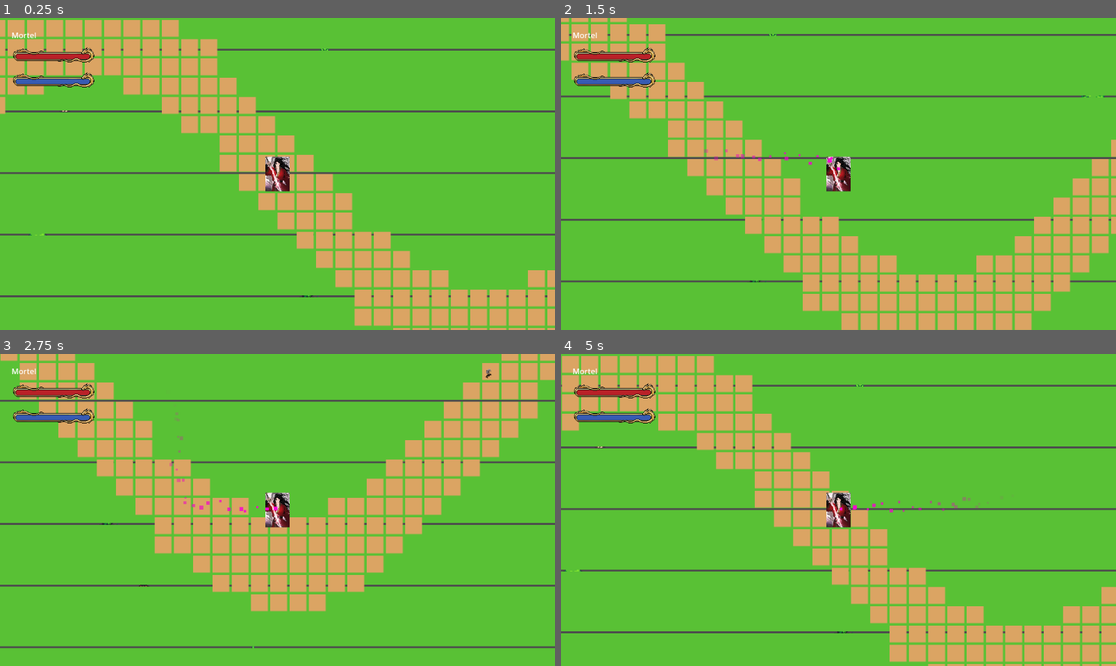
Above: before the commit, frames 1-4 (two rows, left to right).
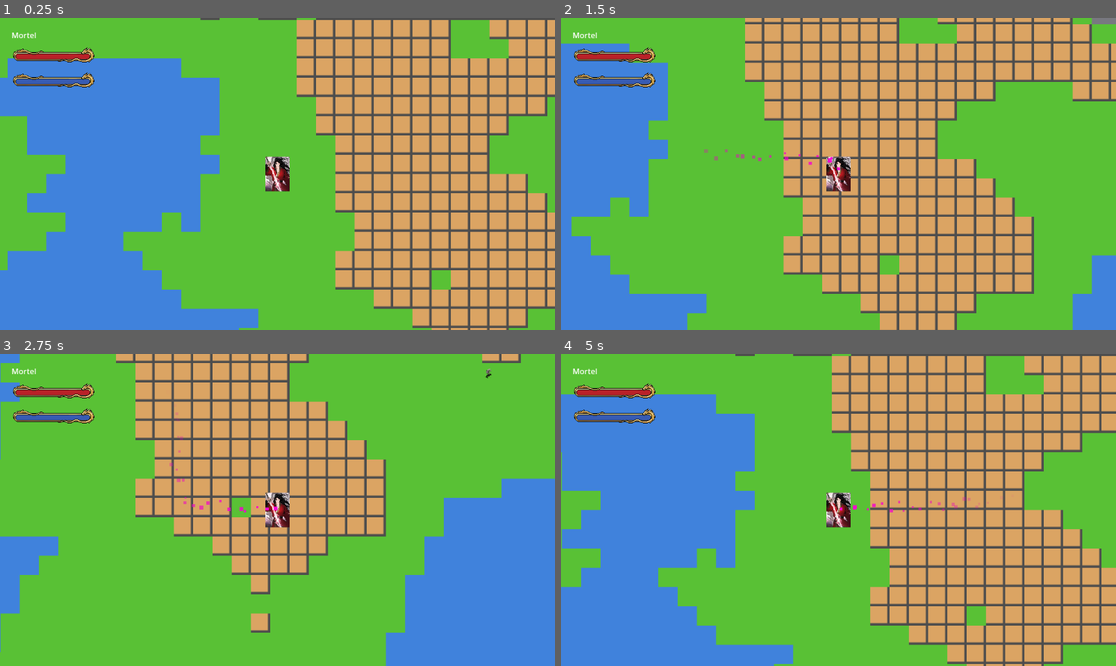
Above: after the commit, the same moments.

Repository: HunterDemonSlay/projet-JEU
Game: Godot game, scene res://scenes/world.tscn
The game is run twice, just before and just after one commit, with the same random seed, the same clock (stepped at 60 frames per second) and the same inputs.
Inputs:
- Up to frame 1 (0.25 s): no input
- Up to frame 2 (1.5 s): tap Enter at 0.5 s; hold D (move_right) 0.53-1.28 s; hold S (move_down) from 1.28 s (still down)
- Up to frame 3 (2.75 s): release S (move_down) at 2.03 s; hold D (move_right) from 2.03 s (still down)
- Up to frame 4 (5 s): release D (move_right) at 2.78 s; hold W (move_up) 2.78-3.53 s; hold A (move_left) from 3.53 s (still down)

The runs differ from the first frame. In frame 1, 69% of the frame differs, in the area x 0-100%, y 0-100%; in frame 2, 63%; in frame 3, 51%; in frame 4, 69%.

Commit message:
Remplacer la carte finie par un generateur de monde infini par chunks
Verifie en headless avec Godot 4.7 : import propre, et test cible confirmant le chargement initial (49 chunks = rayon 3, soit 7x7, 50176 tuiles), puis apres teleportation du joueur : l'ancien chunk (0,0) est bien decharge (has=false) et le nouveau chunk (15,15) bien charge (has=true). 15s de jeu reel sans erreur ensuite.

- Bug reel trouve et corrige : InfiniteMapGenerator etait place avant Player dans World.tscn, donc son _ready() s'executait avant que le joueur existe dans le groupe 'player' (_player restait null, meme piege deja rencontre avec EnemySpawner). Corrige en reordonnant les noeuds (Player en premier), et le rendu visuel (sol qui doit rester derriere le joueur) est preserve via GroundTileMapLayer.z_index = -10 plutot que de dependre de l'ordre de l'arbre.
- Decision d'architecture documentee dans le script : le systeme de Terrain de Godot 4 (set_cells_terrain_connect) demande des tuiles de bord/coin configurees visuellement dans l'editeur TileSet, un travail qui ne peut pas se faire de facon fiable sans verification visuelle. Nos tuiles sont des couleurs plates sans variantes de bord : set_cell() direct par biome est utilise a la place, choix valide avec l'utilisateur.
- InfiniteMapGenerator.gd : deux FastNoiseLite (relief/biome, densite de vegetation), chunks de 32x32 tuiles, update_chunks() ne fait du travail que quand le joueur change reellement de chunk, dictionnaire generated_chunks (Vector2i -> cellules + props) pour eviter les recalculs et permettre le dechargement propre. Seuils de biome conformes au brief (eau <-0.2, herbe [-0.2,0.4), chemin [0.1,0.3) sur l'herbe, falaise >=0.4). Obstacles (StaticBody2D, layer 1 -- celle deja utilisee par defaut par Player/Enemy) uniquement sur l'herbe, jamais dans le rayon de securite autour du spawn.
- Supprime map_decorator.gd (carte finie), entierement remplace.

Diff:
--- a/assets/decor/ground_tileset.tres
+++ b/assets/decor/ground_tileset.tres
@@ -1,7 +1,9 @@
-[gd_resource type="TileSet" load_steps=5 format=3]
+[gd_resource type="TileSet" load_steps=7 format=3]
 
 [ext_resource type="Texture2D" path="res://assets/decor/ground_grass_tile.png" id="1"]
 [ext_resource type="Texture2D" path="res://assets/decor/ground_dirt_tile.png" id="2"]
+[ext_resource type="Texture2D" path="res://assets/decor/ground_water_tile.png" id="3"]
+[ext_resource type="Texture2D" path="res://assets/decor/ground_cliff_tile.png" id="4"]
 
 [sub_resource type="TileSetAtlasSource" id="TileSetAtlasSource_grass"]
 texture = ExtResource("1")
@@ -13,7 +15,19 @@
 texture_region_size = Vector2i(16, 16)
 0:0/0 = 0
 
+[sub_resource type="TileSetAtlasSource" id="TileSetAtlasSource_water"]
+texture = ExtResource("3")
+texture_region_size = Vector2i(16, 16)
+0:0/0 = 0
+
+[sub_resource type="TileSetAtlasSource" id="TileSetAtlasSource_cliff"]
+texture = ExtResource("4")
+texture_region_size = Vector2i(16, 16)
+0:0/0 = 0
+
 [resource]
 tile_size = Vector2i(16, 16)
 sources/0 = SubResource("TileSetAtlasSource_grass")
 sources/1 = SubResource("TileSetAtlasSource_dirt")
+sources/2 = SubResource("TileSetAtlasSource_water")
+sources/3 = SubResource("TileSetAtlasSource_cliff")
--- a/scenes/world.tscn
+++ b/scenes/world.tscn
@@ -6,28 +6,21 @@
 [ext_resource type="PackedScene" path="res://scenes/enemies/enemy.tscn" id="4"]
 [ext_resource type="PackedScene" path="res://scenes/ui/hud.tscn" id="5"]
 [ext_resource type="PackedScene" path="res://scenes/ui/game_over_screen.tscn" id="6"]
-[ext_resource type="Texture2D" path="res://assets/decor/ground_grass_tile.png" id="7"]
-[ext_resource type="Script" path="res://scripts/world/map_decorator.gd" id="8"]
+[ext_resource type="Script" path="res://scripts/world/infinite_map_generator.gd" id="8"]
 [ext_resource type="TileSet" path="res://assets/decor/ground_tileset.tres" id="9"]
 
 [node name="World" type="Node2D"]
 script = ExtResource("1")
 
-[node name="Background" type="Sprite2D" parent="."]
-texture = ExtResource("7")
-texture_repeat = 2
-texture_filter = 1
-region_enabled = true
-region_rect = Rect2(-2048, -2048, 4096, 4096)
+[node name="Player" parent="." instance=ExtResource("2")]
 
-[node name="MapDecorator" type="Node2D" parent="."]
+[node name="InfiniteMapGenerator" type="Node2D" parent="."]
 script = ExtResource("8")
 
-[node name="GroundTileMapLayer" type="TileMapLayer" parent="MapDecorator"]
+[node name="GroundTileMapLayer" type="TileMapLayer" parent="InfiniteMapGenerator"]
+z_index = -10
 scale = Vector2(2.5, 2.5)
 tile_set = ExtResource("9")
-
-[node name="Player" parent="." instance=ExtResource("2")]
 
 [node name="EnemySpawner" type="Node2D" parent="."]
 script = ExtResource("3")
--- /dev/null
+++ b/scripts/world/infinite_map_generator.gd
@@ -0,0 +1,222 @@
+class_name InfiniteMapGenerator
+extends Node2D
+## Génère le monde à l'infini, par chunks, au fur et à mesure que le joueur
+## se déplace. Remplace l'ancien MapDecorator (carte finie).
+##
+## Choix technique important : Godot 4 propose un vrai système de "Terrains"
+## (set_cells_terrain_connect) pour des transitions de bord lissées
+## automatiquement, mais il exige des tuiles de coin/bord configurées
+## visuellement dans l'éditeur TileSet (peering bits par tuile) — un travail
+## d'éditeur, pas de code. Nos tuiles actuelles sont des couleurs plates sans
+## variantes de bord ; utiliser le système de Terrain ne changerait donc rien
+## au résultat visuel (toujours des carrés nets), tout en ajoutant un risque
+## réel de configuration cassée que je ne peux pas vérifier sans rendu visuel.
+## On peint donc chaque biome directement avec set_cell() : moins "joli aux
+## bords" qu'un vrai autotile, mais fiable et entièrement testable.
+##
+## Performance : seuls les chunks dans `chunk_render_distance` autour du
+## joueur sont peints. Les chunks qui sortent de ce rayon sont déchargés
+## (tuiles effacées, props libérées) pour ne pas accumuler indéfiniment de la
+## mémoire pendant une run. Le système de pooling des ennemis/projectiles
+## (ObjectPooler, Étape 6) est ce qui garantit déjà les 60 FPS avec des
+## centaines/milliers d'entités ; la génération de carte n'a aucune incidence
+## sur ce point — son seul rôle ici est de ne pas ajouter un second problème
+## de performance (mémoire qui grossit sans limite à mesure qu'on explore).
+
+@export_group("Chunks")
+## Taille d'un chunk, en tuiles (32x32 tuiles par chunk, comme demandé).
+@export var chunk_size: int = 32
+## Rayon de chargement autour du joueur, en chunks.
+@export var chunk_render_distance: int = 3
+
+@export_group("Bruit")
+## Graine du bruit. Régénérée aléatoirement à chaque partie (voir _ready),
+## sauf si vous décochez `randomize_seed` pour reproduire toujours la même carte.
+@export var noise_seed: int = 12345
+@export var randomize_seed: bool = true
+
+@export_group("Tileset")
+## IDs des TileSetAtlasSource dans ground_tileset.tres. Pas des IDs de
+## "Terrain" Godot (voir note d'architecture ci-dessus) : on n'utilise pas
+## ce système, juste l'identifiant de la source de tuile à peindre.
+@export var grass_source_id: int = 0
+@export var dirt_path_source_id: int = 1
+@export var water_source_id: int = 2
+@export var cliff_source_id: int = 3
+
+@export_group("Végétation")
+## Densité d'obstacles (arbres/rochers) : plus haut = moins fréquent.
+@export var vegetation_threshold: float = 0.55
+## Rayon (en pixels monde) autour de l'origine où aucun obstacle n'apparaît,
+## pour garantir que le joueur ne spawn jamais coincé.
+@export var obstacle_safe_radius: float = 120.0
+
+const ATLAS_COORDS := Vector2i(0, 0)
+## Layer physique "monde solide" : déjà utilisée implicitement par défaut
+## sur Player (CharacterBody2D) et Enemy (collision_mask=1), donc un obstacle
+## sur cette layer bloque les deux sans toucher à aucun autre script.
+const OBSTACLE_COLLISION_LAYER := 1
+
+const OBSTACLE_TEXTURE_PATHS := [
+	"res://assets/decor/props/pine_tree.png",
+	"res://assets/decor/props/round_tree.png",
+	"res://assets/decor/props/rock.png",
+]
+
+@onready var ground_layer: TileMapLayer = $GroundTileMapLayer
+
+var _terrain_noise := FastNoiseLite.new()
+var _vegetation_noise := FastNoiseLite.new()
+var _obstacle_textures: Array[Texture2D] = []
+
+## chunk_coord (Vector2i) -> { "cells": Array[Vector2i], "props": Array[Node] }
+var _generated_chunks: Dictionary = {}
+
+var _player: Node2D
+## Sentinelle hors de portée pour forcer le premier chargement au démarrage.
+var _last_player_chunk: Vector2i = Vector2i(999999, 999999)
+
+
+func _ready() -> void:
+	if randomize_seed:
+		randomize()
+		noise_seed = randi()
+
+	_configure_noise()
+	_load_obstacle_textures()
+
+	_player = get_tree().get_first_node_in_group("player")
+	update_chunks()
+
+
+func _configure_noise() -> void:
+	_terrain_noise.seed = noise_seed
+	_terrain_noise.noise_type = FastNoiseLite.TYPE_PERLIN
+	_terrain_noise.frequency = 0.04
+
+	_vegetation_noise.seed = noise_seed + 1
+	_vegetation_noise.noise_type = FastNoiseLite.TYPE_PERLIN
+	_vegetation_noise.frequency = 0.15
+
+
+func _load_obstacle_textures() -> void:
+	for path in OBSTACLE_TEXTURE_PATHS:
+		_obstacle_textures.append(load(path) as Texture2D)
+
+
+func _process(_delta: float) -> void:
+	if not is_instance_valid(_player):
+		return
+	update_chunks()
+
+
+## Calcule le chunk du joueur ; ne fait rien de coûteux si on n'a pas changé
+## de chunk depuis le dernier appel (appelé chaque frame depuis _process).
+func update_chunks() -> void:
+	var player_chunk := _world_to_chunk_coord(_player.global_position)
+	if player_chunk == _last_player_chunk:
+		return
+	_last_player_chunk = player_chunk
+
+	var needed_chunks: Dictionary = {}
+	for x in range(player_chunk.x - chunk_render_distance, player_chunk.x + chunk_render_distance + 1):
+		for y in range(player_chunk.y - chunk_render_distance, player_chunk.y + chunk_render_distance + 1):
+			var coord := Vector2i(x, y)
+			needed_chunks[coord] = true
+			if not _generated_chunks.has(coord):
+				_generate_chunk(coord)
+
+	for coord in _generated_chunks.keys().duplicate():
+		if not needed_chunks.has(coord):
+			_unload_chunk(coord)
+
+
+func _world_to_chunk_coord(world_position: Vector2) -> Vector2i:
+	var chunk_world_size := chunk_size * ground_layer.scale.x * 16.0
+	return Vector2i(floori(world_position.x / chunk_world_size), floori(world_position.y / chunk_world_size))
+
+
+## Peint les tuiles d'un chunk et y disperse des obstacles, selon le bruit.
+## Échantillonné en coordonnées de TUILE (pas en pixels), pour des biomes de
+## taille cohérente quelle que soit l'échelle visuelle du TileMapLayer.
+func _generate_chunk(chunk_coord: Vector2i) -> void:
+	var cells: Array[Vector2i] = []
+	var props: Array[Node] = []
+
+	var origin := chunk_coord * chunk_size
+	for local_x in range(chunk_size):
+		for local_y in range(chunk_size):
+			var tile_coord := origin + Vector2i(local_x, local_y)
+			var biome_value := _terrain_noise.get_noise_2d(tile_coord.x, tile_coord.y)
+			var source_id := _biome_source_id(biome_value)
+
+			ground_layer.set_cell(tile_coord, source_id, ATLAS_COORDS)
+			cells.append(tile_coord)
+
+			if source_id == grass_source_id:
+				_maybe_spawn_obstacle(tile_coord, props)
+
+	_generated_chunks[chunk_coord] = {"cells": cells, "props": props}
+
+
+## Seuils de biome demandés :
+## < -0.2 = Eau ; [-0.2, 0.4) = Herbe (avec chemin de terre sur [0.1, 0.3)) ;
+## >= 0.4 = Falaise/Roche.
+func _biome_source_id(noise_value: float) -> int:
+	if noise_value < -0.2:
+		return water_source_id
+	if noise_value >= 0.4:
+		return cliff_source_id
+	if noise_value >= 0.1 and noise_value < 0.3:
+		return dirt_path_source_id
+	return grass_source_id
+
+
+## N'apparaît que sur de l'herbe (jamais sur le chemin, l'eau ou la falaise),
+## et jamais dans le rayon de sécurité autour du point d'apparition du joueur.
+func _maybe_spawn_obstacle(tile_coord: Vector2i, props: Array[Node]) -> void:
+	var world_pos := ground_layer.to_global(ground_layer.map_to_local(tile_coord))
+	if world_pos.length() < obstacle_safe_radius:
+		return
+
+	var density := _vegetation_noise.get_noise_2d(tile_coord.x, tile_coord.y)
+	if density <= vegetation_threshold:
+		return
+
+	var obstacle := _create_obstacle(world_pos)
+	add_child(obstacle)
+	props.append(obstacle)
+
+
+func _create_obstacle(world_pos: Vector2) -> StaticBody2D:
+	var body := StaticBody2D.new()
+	body.global_position = world_pos
+	body.collision_layer = OBSTACLE_COLLISION_LAYER
+	body.collision_mask = 0
+
+	var sprite := Sprite2D.new()
+	sprite.texture = _obstacle_textures[randi() % _obstacle_textures.size()]
+	sprite.scale = Vector2.ONE * randf_range(0.35, 0.55)
+	body.add_child(sprite)
+
+	var collision_shape := CollisionShape2D.new()
+	var shape := CircleShape2D.new()
+	shape.radius = 14.0
+	collision_shape.shape = shape
+	body.add_child(collision_shape)
+
+	return body
+
+
+## Efface les tuiles peintes et libère les obstacles d'un chunk hors de portée.
+func _unload_chunk(chunk_coord: Vector2i) -> void:
+	var chunk_data: Dictionary = _generated_chunks[chunk_coord]
+
+	for cell in chunk_data["cells"]:
+		ground_layer.erase_cell(cell)
+
+	for prop in chunk_data["props"]:
+		if is_instance_valid(prop):
+			prop.queue_free()
+
+	_generated_chunks.erase(chunk_coord)
--- a/scripts/world/map_decorator.gd
+++ /dev/null
@@ -1,74 +0,0 @@
-extends Node2D
-## Génère une variation de terrain (chemin de terre) et disperse des éléments
-## de décor (rochers, buissons, arbres...) au démarrage de la partie.
-##
-## Peint le TileMapLayer par code (set_cell en boucle) plutôt que de figer des
-## données de tuiles dans la scène : plus simple à faire fonctionner de façon
-## fiable qu'un encodage manuel du format binaire des cellules, et tout aussi
-## valide puisque la carte est régénérée à chaque partie (procédural).
-## Purement visuel : aucun élément ici n'a de collision, donc rien ne peut
-## perturber le mouvement du joueur, les ennemis ou les projectiles.
-
-const GRASS_SOURCE_ID := 0
-const DIRT_SOURCE_ID := 1
-const ATLAS_COORDS := Vector2i(0, 0)
-
-## Textures des éléments de décor dispersés aléatoirement sur la carte.
-const PROP_TEXTURE_PATHS := [
-	"res://assets/decor/props/rock.png",
-	"res://assets/decor/props/bush.png",
-	"res://assets/decor/props/mushroom.png",
-	"res://assets/decor/props/pine_tree.png",
-	"res://assets/decor/props/round_tree.png",
-]
-
-## Rayon (en tuiles) du chemin sinueux peint à travers la zone de jeu.
-@export var path_half_length_tiles: int = 50
-## Largeur du chemin, en tuiles, de part et d'autre du centre de la sinusoïde.
-@export var path_width_tiles: int = 2
-
-## Nombre d'éléments de décor à disperser.
-@export var prop_count: int = 40
-## Rayon minimum (autour de l'origine, où le joueur apparaît) sans décor.
-@export var prop_min_radius: float = 150.0
-## Rayon maximum de la zone de dispersion.
-@export var prop_max_radius: float = 900.0
-
-@onready var ground_layer: TileMapLayer = $GroundTileMapLayer
-
-
-func _ready() -> void:
-	_paint_dirt_path()
-	_scatter_props()
-
-
-## Trace un chemin de terre sinueux (sinusoïde) à travers la zone de spawn,
-## pour casser l'uniformité du fond d'herbe.
-func _paint_dirt_path() -> void:
-	for x in range(-path_half_length_tiles, path_half_length_tiles + 1):
-		var center_y := roundi(sin(x * 0.15) * 8.0)
-		for offset in range(-path_width_tiles, path_width_tiles + 1):
-			ground_layer.set_cell(Vector2i(x, center_y + offset), DIRT_SOURCE_ID, ATLAS_COORDS)
-
-
-## Place des props (rochers, buissons, arbres...) à des positions aléatoires,
-## en évitant un disque autour de l'origine pour ne pas gêner l'arrivée du joueur.
-func _scatter_props() -> void:
-	var textures: Array[Texture2D] = []
-	for path in PROP_TEXTURE_PATHS:
-		textures.append(load(path) as Texture2D)
-
-	for _i in prop_count:
-		var angle := randf() * TAU
-		var distance := randf_range(prop_min_radius, prop_max_radius)
-		var prop_position := Vector2(cos(angle), sin(angle)) * distance
-
-		var prop := Sprite2D.new()
-		prop.texture = textures[randi() % textures.size()]
-		prop.position = prop_position
-		prop.scale = Vector2.ONE * randf_range(0.35, 0.6)
-		# Les arbres/buissons doivent se dessiner derrière le joueur et les
-		# ennemis (qui restent à z_index 0 par défaut), pour ne pas donner
-		# l'impression qu'ils flottent devant les personnages.
-		prop.z_index = -1
-		add_child(prop)
Binary file added: assets/decor/ground_cliff_tile.png
Not shown, added: assets/decor/ground_cliff_tile.png.import
Binary file added: assets/decor/ground_water_tile.png
Not shown, added: assets/decor/ground_water_tile.png.import
Not shown, added: scripts/world/infinite_map_generator.gd.uid
Not shown, removed: scripts/world/map_decorator.gd.uid
